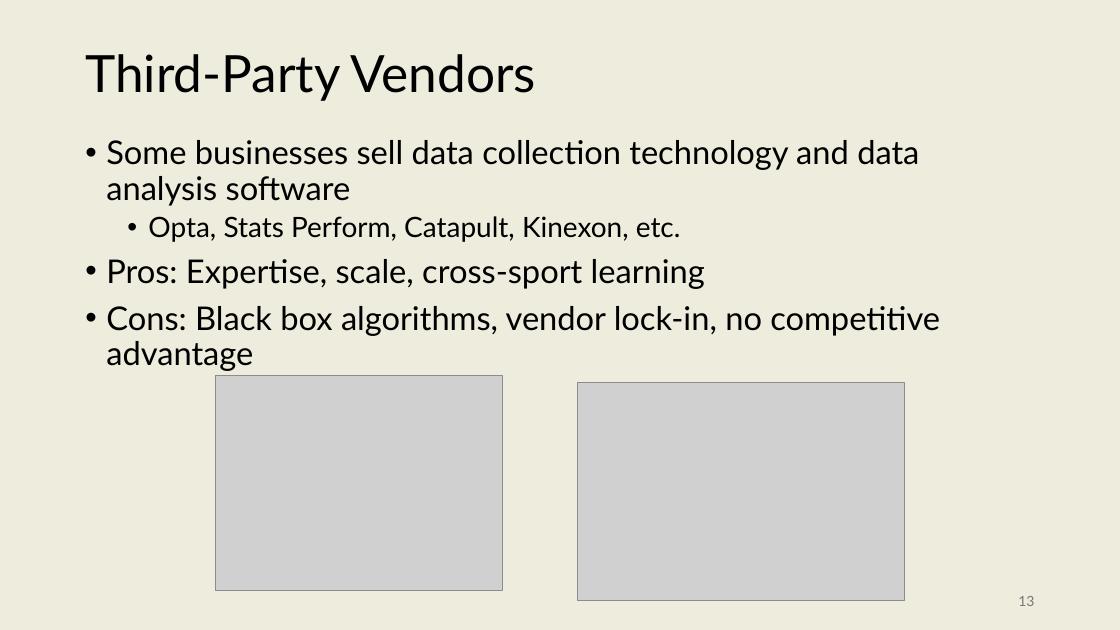
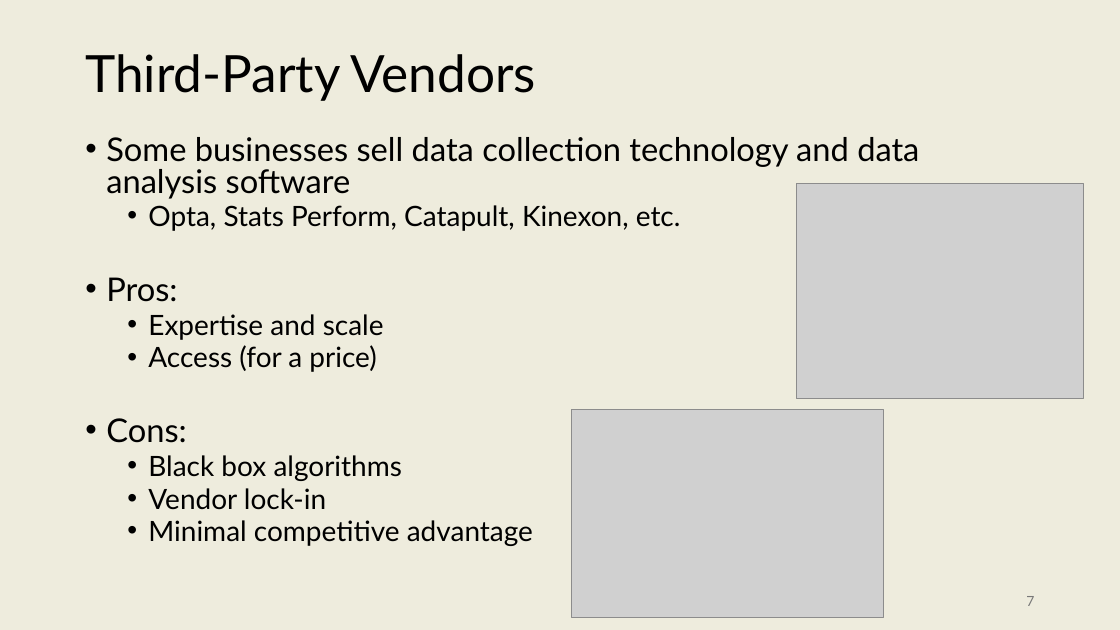
Before and after one commit to onishisaryu/HES-3000-Sports-Data-Analytics, a slide deck: slide 7 of pptx/Lecture4.pptx (slide 13 before the commit). Drawn at 1120x630 pixels with LibreOffice and Linux fonts; fonts in the diff are those of the drawing; grey boxes stand for pictures. Boxes give left, top, right and bottom in pixels: in the first picture for what was removed or moved away, otherwise in the second. Text is boxed around its words. In the diff, an @@ line names an element or a change of style, - is before the commit and + after.

```diff
--- a/pptx/Lecture4.pptx
+++ b/pptx/Lecture4.pptx
@@ text at (106,137,919,231): line spacing 0.9 to 0.8 @@
@@ picture: place and size @@
-picture at (215,376,502,591)
+picture at (797,184,1084,399)
@@ text at (106,277,533,546): text changed; size 28 to 24 pt @@
-• Pros: Expertise, scale, cross-sport learning
-• Cons: Black box algorithms, vendor lock-in, no competitive advantage
+• Pros:
+  • Expertise and scale
+  • Access (for a price)
+• Cons:
+  • Black box algorithms
+  • Vendor lock-in
+  • Minimal competitive advantage
@@ picture: place and size @@
-picture at (577,382,905,601)
+picture at (571,409,884,618)
@@ page number at (1026,596,1034,606): text changed @@
-13
+7
```
Also in this commit, not shown: 13 other slides changed, 10 slides added, 4 slides removed, 6 other files.
